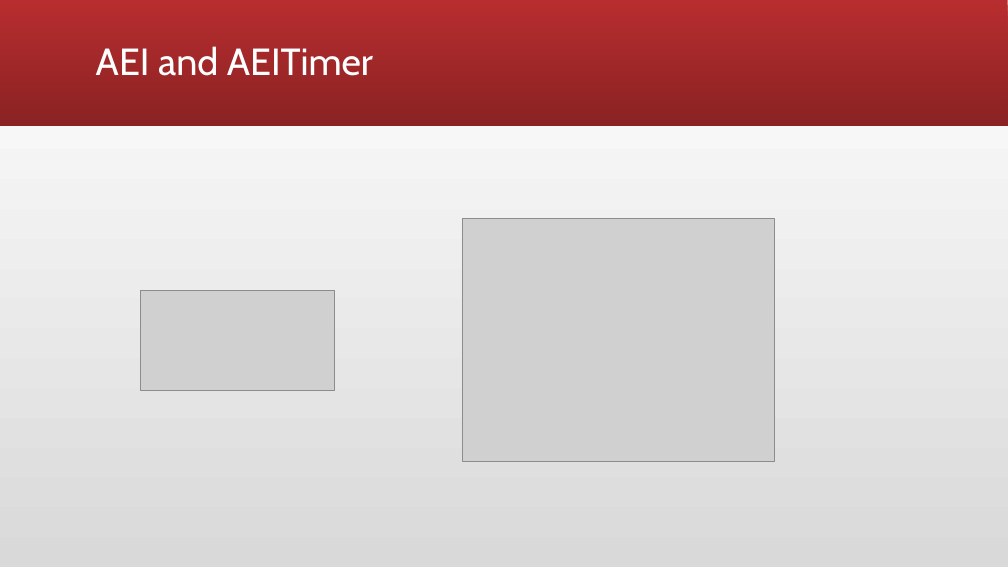
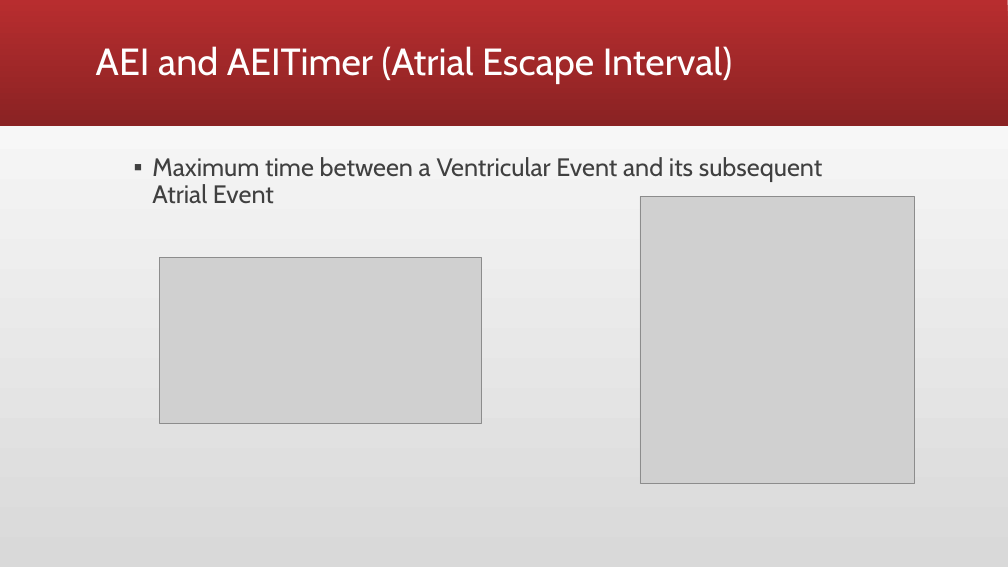
Before and after one commit to sherjeelshehzad/pacemaker, a slide deck: slide 5 of Assignment 2.pptx (slide 6 before the commit). Drawn at 1008x567 pixels with LibreOffice and Linux fonts; fonts in the diff are those of the drawing; grey boxes stand for pictures. Boxes give left, top, right and bottom in pixels: in the first picture for what was removed or moved away, otherwise in the second. Text is boxed around its words. In the diff, an @@ line names an element or a change of style, - is before the commit and + after.

```diff
--- a/Assignment 2.pptx
+++ b/Assignment 2.pptx
@@ title at [96,46,732,84]: text changed @@
-AEI and AEITimer
+AEI and AEITimer (Atrial Escape Interval)
@@ text added at [152,157,822,204], 24 pt, text #404040 @@
+▪ Maximum time between a Ventricular Event and its subsequent Atrial Event
@@ picture added at [640,197,915,484] @@
@@ picture removed at [463,219,774,462] @@
@@ picture: place and size @@
-picture at [141,290,334,390]
+picture at [160,257,481,423]
```
Also in this commit, not shown: 3 other slides changed, 3 slides added, 4 slides removed, 4 other files.
